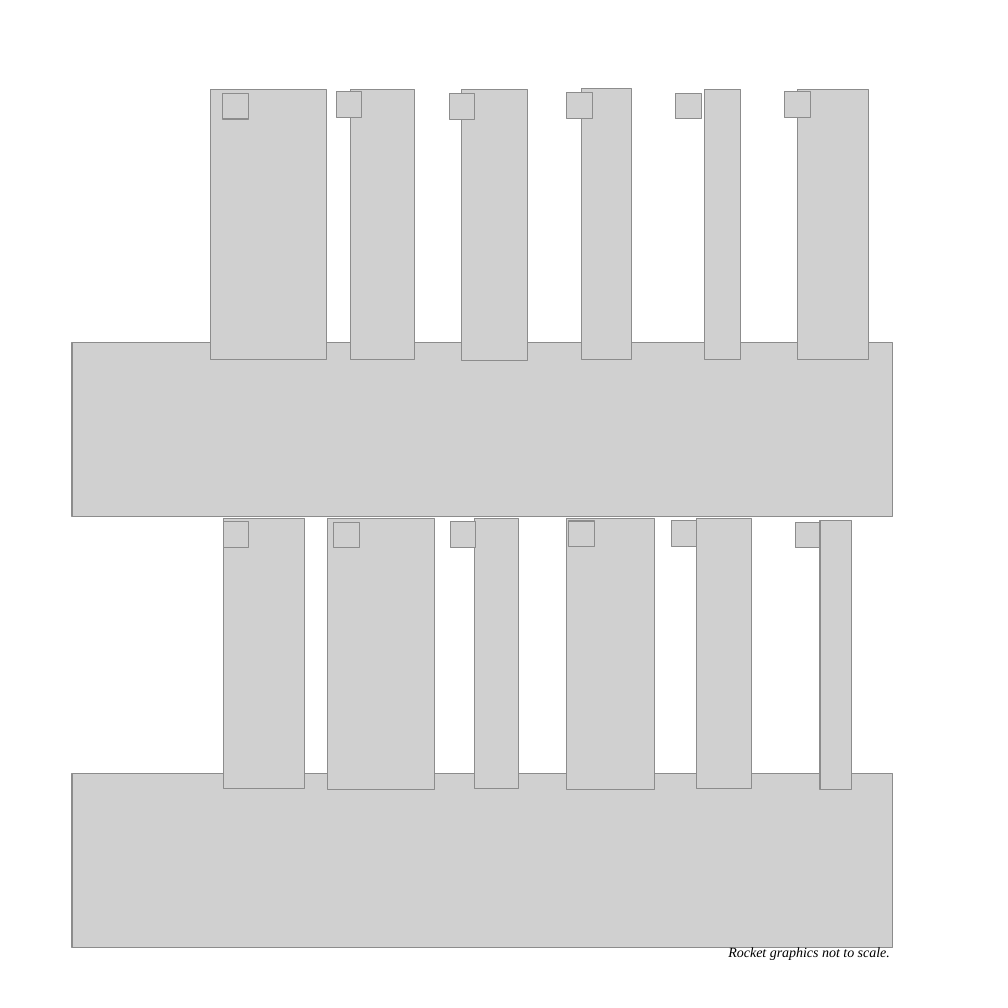
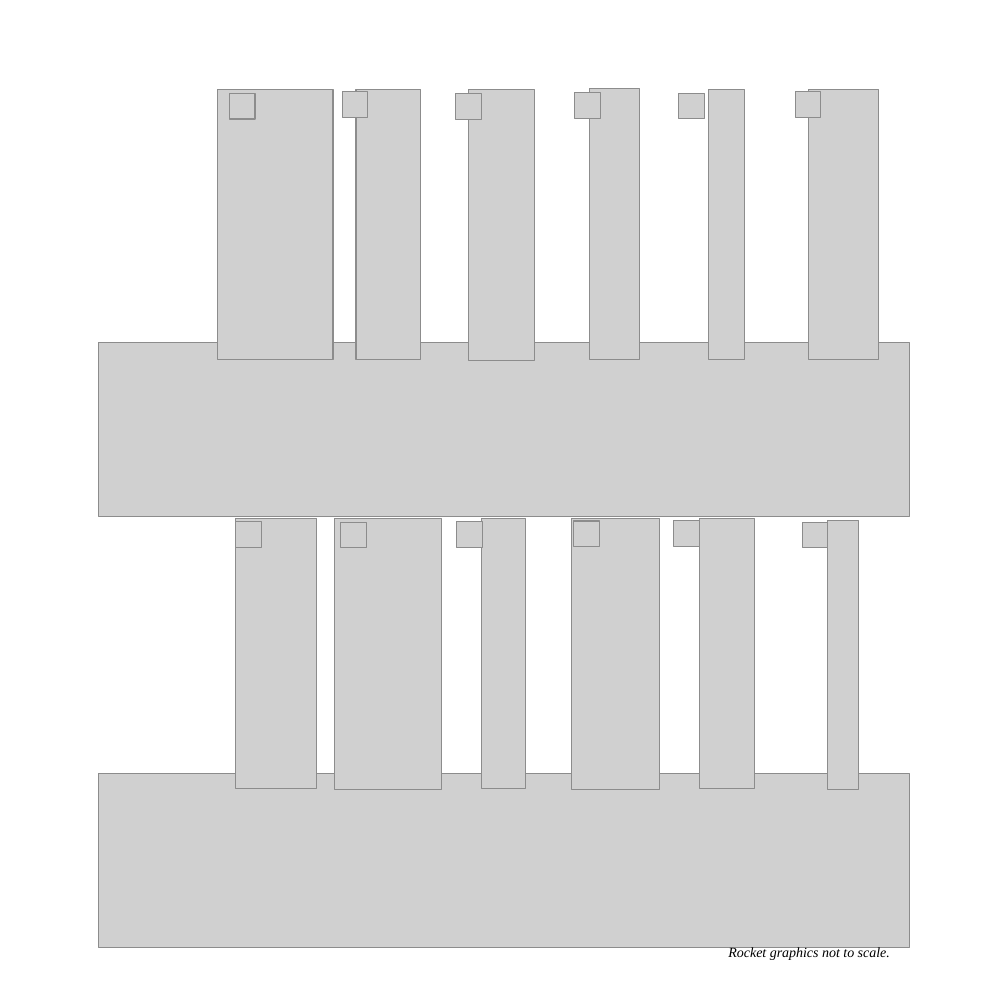
Before and after one commit to rushilkukreja/oracle, a slide deck: slide 1 of vis/figures/a_rockets.pptx. Drawn at 1008x1008 pixels with LibreOffice and Linux fonts; fonts in the diff are those of the drawing; grey boxes stand for pictures. Boxes give left, top, right and bottom in pixels: in the first picture for what was removed or moved away, otherwise in the second. Text is boxed around its words. In the diff, an @@ line names an element or a change of style, - is before the commit and + after.

```diff
--- a/vis/figures/a_rockets.pptx
+++ b/vis/figures/a_rockets.pptx
@@ picture: place and size @@
-picture at box(72, 343, 892, 517)
+picture at box(99, 343, 909, 517)
@@ 4 pictures: place and size @@
-4 pictures at box(224, 89, 869, 788)
+4 pictures at box(236, 89, 879, 788)
@@ picture: place and size @@
-picture at box(223, 522, 249, 548)
+picture at box(236, 522, 262, 548)
@@ 15 pictures: place and size @@
-15 pictures at box(211, 89, 852, 790)
+15 pictures at box(218, 89, 859, 790)
@@ picture: place and size @@
-picture at box(72, 773, 892, 948)
+picture at box(99, 773, 909, 948)
```
Also in this commit, not shown: 44 other files.
